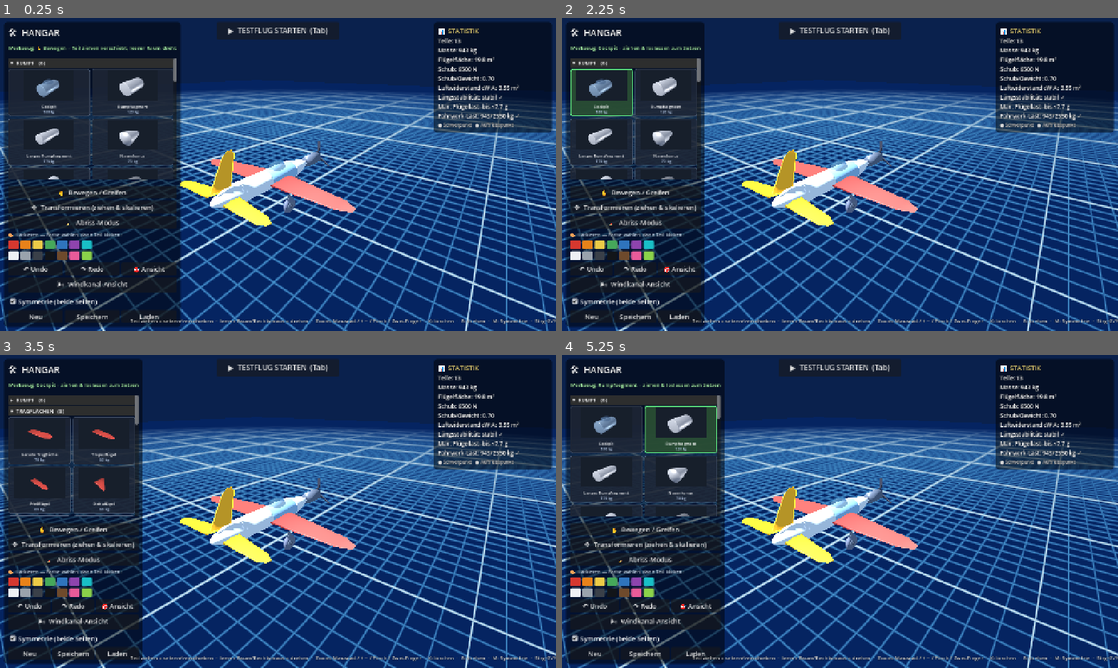
Above: before the commit, frames 1-4 (two rows, left to right).
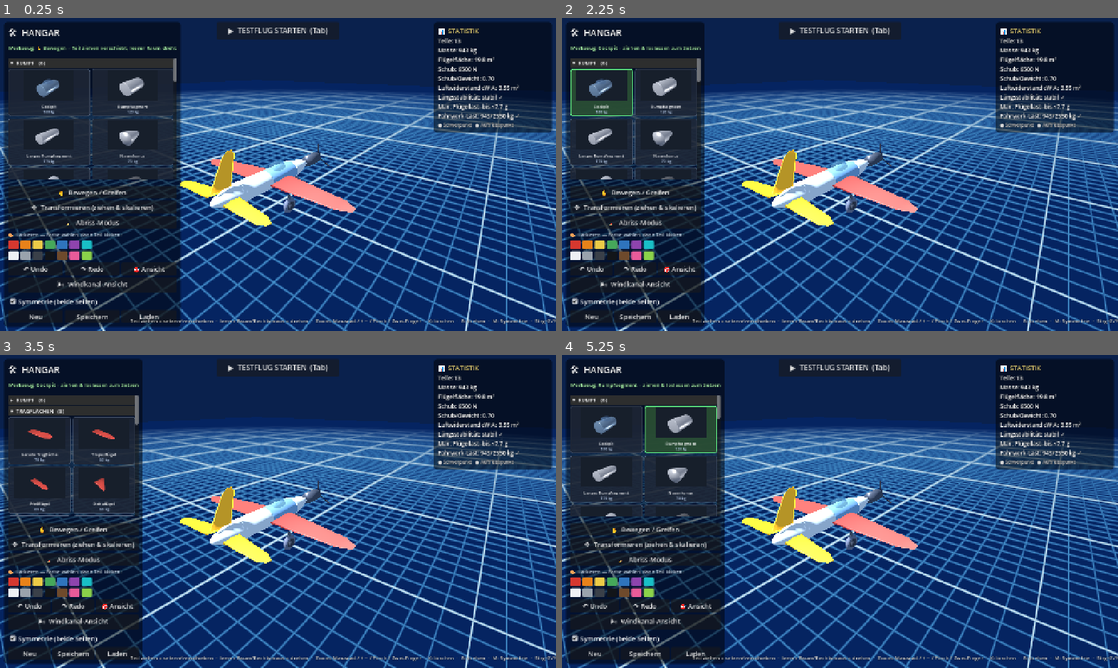
Above: after the commit, the same moments.

Repository: KonstiTheProgrammer/aviasembly
Game: Godot game, scene res://scenes/Main.tscn
The game is run twice, just before and just after one commit, with the same random seed, the same clock (stepped at 60 frames per second) and the same inputs.
Inputs (mouse positions are in pixels of both pictures, inside the frame that each line leads up to):
- Up to frame 1 (0.25 s): no input
- Up to frame 2 (2.25 s): click "▾ RUMPF (6)" at 0.5 s; click "▸ RUMPF (6)" at 1.25 s; click (612, 93) at 2.02 s
- Up to frame 3 (3.5 s): click "▾ RUMPF (6)" at 2.75 s
- Up to frame 4 (5.25 s): click "▸ RUMPF (6)" at 3.5 s; click (600, 430) at 4.27 s; click (667, 430) at 5.02 s

The runs differ from the first frame. In frame 1, 0.6% of the frame differs, in the area x 6-59%, y 19-62%; in frame 2, 0.6%, in the area x 4-59%, y 19-62%; in frame 3, 0.4%; in frame 4, 0.6%.

Commit message:
Modelle krasser: Premium-Materialien (Clearcoat) + mehr Detail
Alle 14 Blender-Modelle aufgewertet (gleiche Konventionen: zentriert, "Prop"-Kind,
Material-Namen für Recolor):
- Glänzende Lack-Oberfläche via Principled Coat Weight + höhere Metallic/Specular.
- Jet: sichtbare Turbinen-Schaufeln im Einlauf + glühender Nachbrenner-Kegel.
- Propeller: zusätzliche Nabe hinter dem Spinner.
- Fahrwerk: Bremsscheibe an der Radinnenseite.
- Cockpit: Kanzelrahmen um das Glas.

Verifiziert: reimportiert, "Prop"-Knoten erhalten (beide Prop-Triebwerke),
Hangar-Screenshot zeigt glänzende Optik; Parse/Boot sauber. (Shadowing-Fix:
_apply_sel_transform-Param basis -> new_basis.)

Co-Authored-By: Claude Opus 4.8 <noreply@anthropic.com>

Diff:
--- a/scripts/BuildController.gd
+++ b/scripts/BuildController.gd
@@ -461,8 +461,8 @@
 
 
 # Wendet Basis/Origin/Skalierung auf das gewählte Teil (und ggf. Spiegelteil) an.
-func _apply_sel_transform(basis: Basis, origin: Vector3, sc: Vector3) -> void:
-	selected_part.transform = Transform3D(basis, origin)
+func _apply_sel_transform(new_basis: Basis, origin: Vector3, sc: Vector3) -> void:
+	selected_part.transform = Transform3D(new_basis, origin)
 	_apply_part_scale(selected_part, sc)
 	if selected_part.has_meta("mirror"):
 		var m = selected_part.get_meta("mirror")
Binary file changed: models/cockpit.glb
Binary file changed: models/fueltank.glb
Binary file changed: models/fuselage.glb
Binary file changed: models/fuselage_long.glb
Binary file changed: models/jet_engine.glb
Binary file changed: models/nose.glb
Binary file changed: models/prop_engine.glb
Binary file changed: models/prop_engine_big.glb
Binary file changed: models/tailcone.glb
Binary file changed: models/thruster.glb
Binary file changed: models/wheel.glb
Binary file changed: models/wheel_heavy.glb
(and 3 more such lines)
